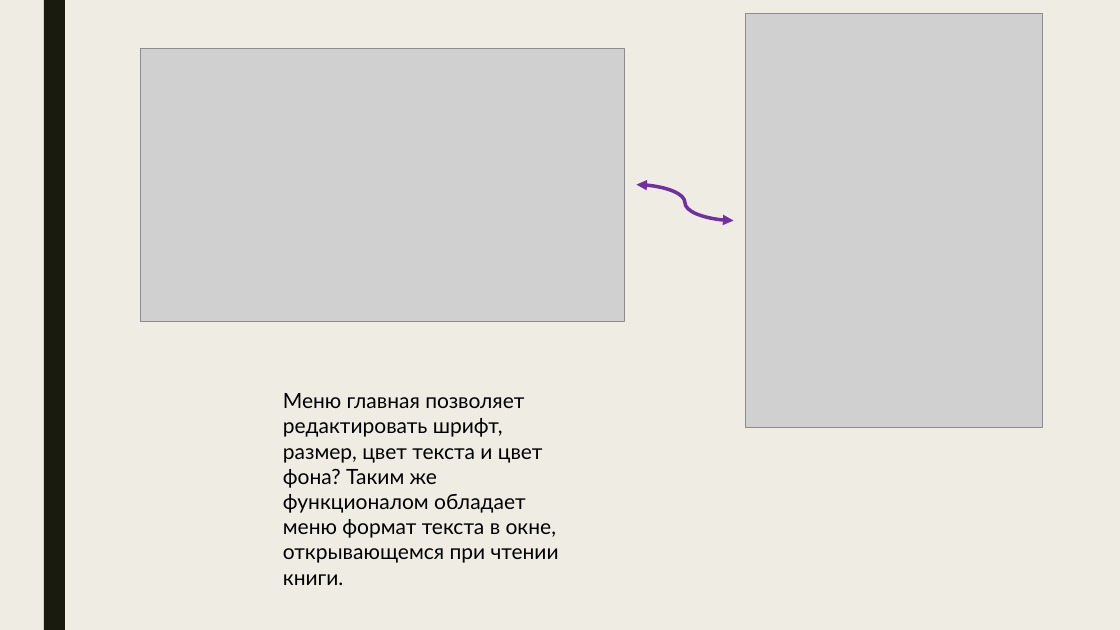
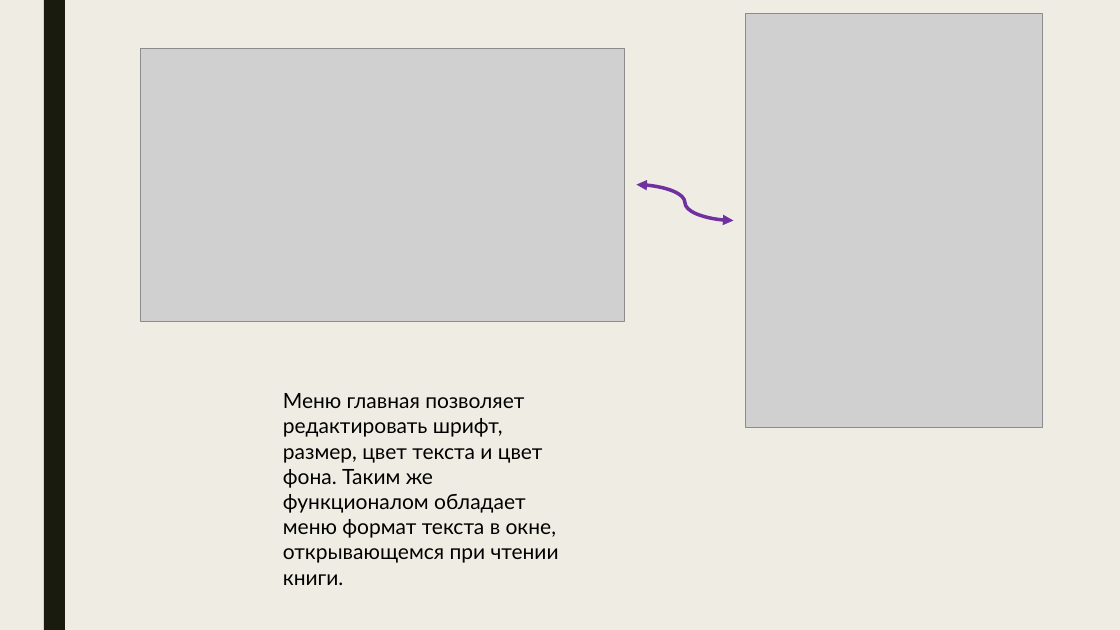
Before and after one commit to StartsevEgor/Library, a slide deck: slide 9 of Библиотека.pptx. Drawn at 1120x630 pixels with LibreOffice and Linux fonts; fonts in the diff are those of the drawing; grey boxes stand for pictures. Boxes give left, top, right and bottom in pixels: in the first picture for what was removed or moved away, otherwise in the second. Text is boxed around its words. In the diff, an @@ line names an element or a change of style, - is before the commit and + after.

Commit message:
version 1.0

```diff
--- a/Библиотека.pptx
+++ b/Библиотека.pptx
@@ text at bbox=[283, 393, 559, 563]: text changed @@
-Меню главная позволяет редактировать шрифт, размер, цвет текста и цвет фона? Таким же функционалом обладает меню формат текста в окне, открывающемся при чтении книги.
+Меню главная позволяет редактировать шрифт, размер, цвет текста и цвет фона. Таким же функционалом обладает меню формат текста в окне, открывающемся при чтении книги.
```
Also in this commit, not shown: 1 other slide changed.
